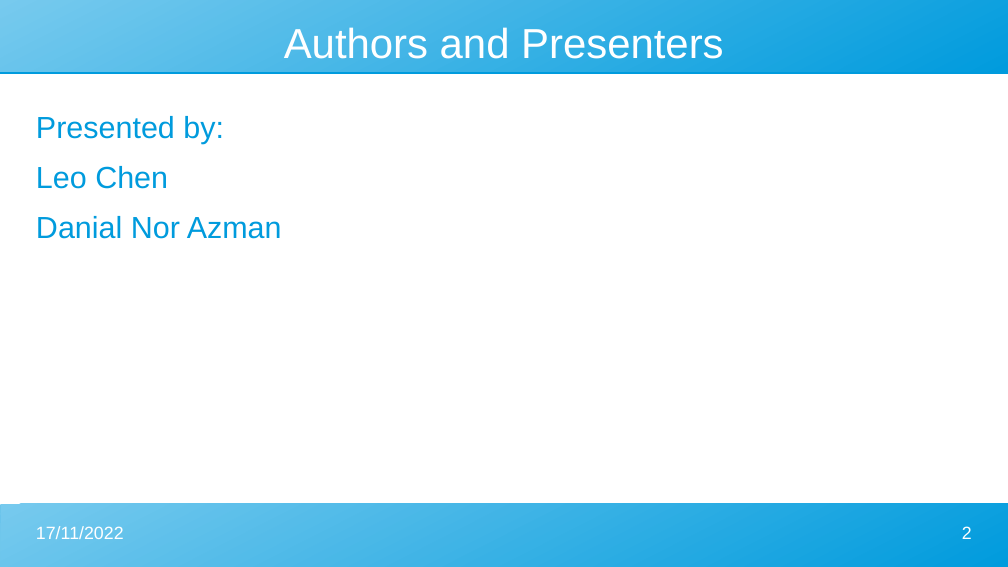
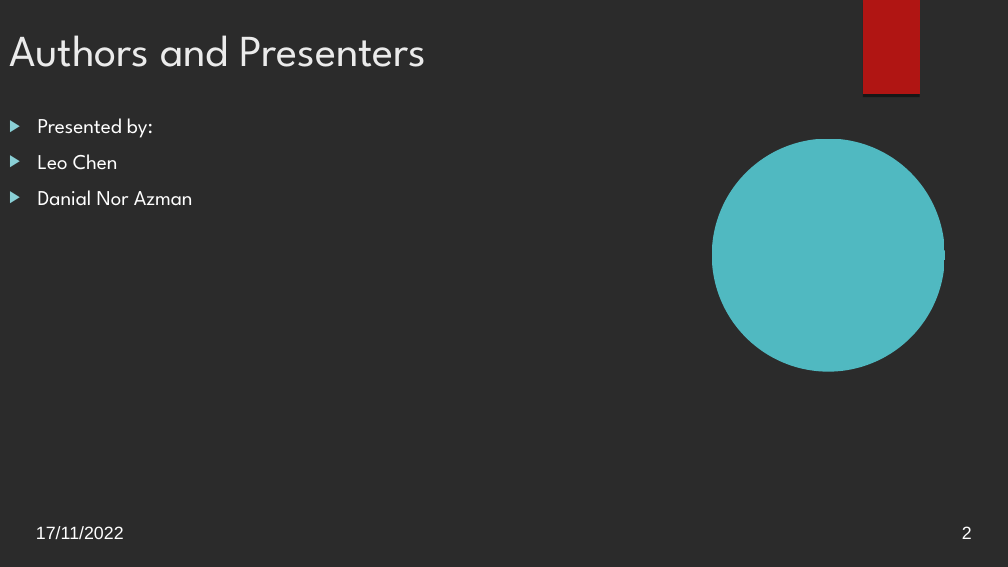
Before and after one commit to Leo-Chen-CM/Prototype-Design-Pattern, a slide deck: slide 2 of Prototype slide.odp. Drawn at 1008x567 pixels with LibreOffice and Linux fonts; fonts in the diff are those of the drawing; background and template pictures are left out; a plain dark background stands for a picture behind light text. Boxes give left, top, right and bottom in pixels: in the first picture for what was removed or moved away, otherwise in the second. Text is boxed around its words. In the diff, an @@ line names an element or a change of style, - is before the commit and + after.

```diff
--- a/Prototype slide.odp
+++ b/Prototype slide.odp
@@ background #FFFFFF to picture (left out) @@
@@ title "Authors and Presenters": place and size @@
-title "Authors and Presenters" at [284,27,724,59]
+title "Authors and Presenters" at [9,35,427,67]
@@ title "Authors and Presenters" at [9,35,427,67]: size 33 to 34.8 pt, font Arial to League Spartan, text colour #FFFFFF to #EBEBEB; alignment centre to left; vertical alignment middle to top @@
@@ freeform shape removed at [0,0,1008,72] @@
@@ freeform shape added at [863,0,920,94], fill #B01513 @@
@@ text "Presented by:" at [38,118,193,206]: size 24 to 16.6 pt, font Arial to League Spartan, text colour #009BDD to #FFFFFF; bullet none to ▶; less space between paragraphs @@
@@ freeform shape added at [712,139,945,372], fill #50B9C1 @@
@@ freeform shape removed at [0,504,1008,567] @@
```
Also in this commit, not shown: 6 other slides changed, 3 slides added, 1 slide removed, 12 other files.
